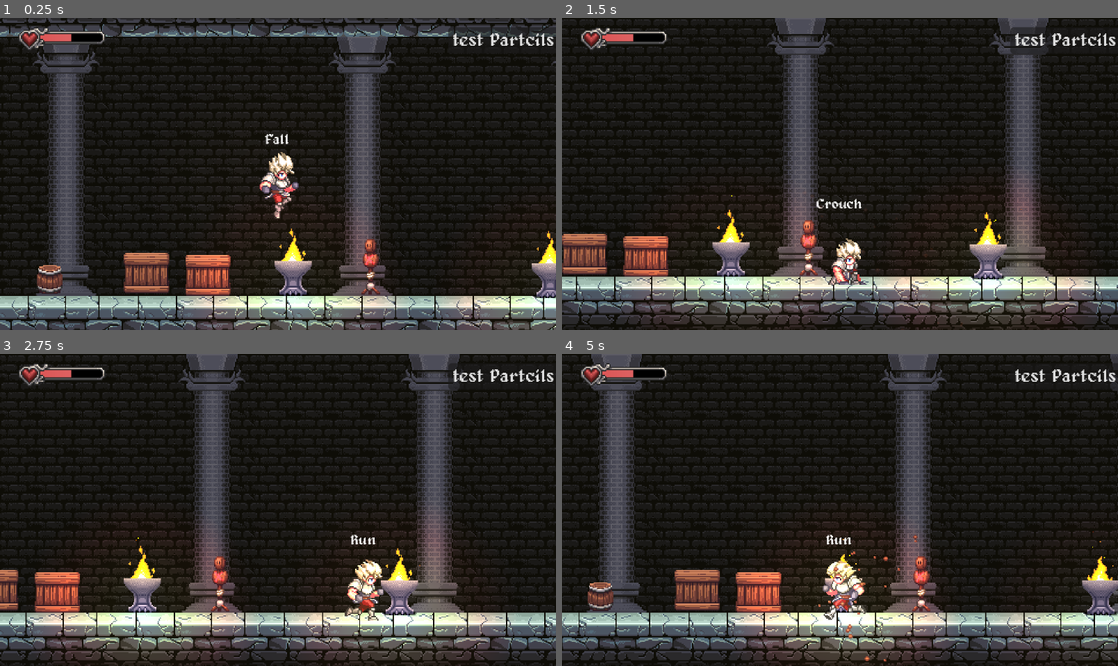
Above: before the commit, frames 1-4 (two rows, left to right).
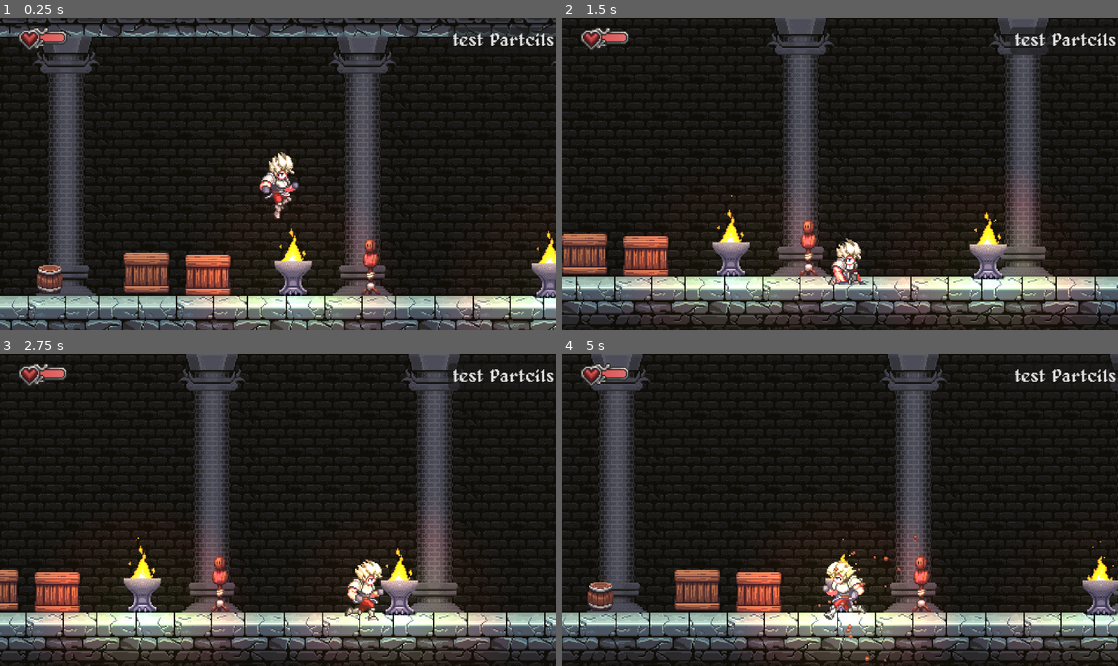
Above: after the commit, the same moments.

Repository: wulalal1/metroidvania_forge
Game: Godot game, scene res://level/00_forest/06.tscn
The game is run twice, just before and just after one commit, with the same random seed, the same clock (stepped at 60 frames per second) and the same inputs. Sound files missing from this copy of the repository are replaced by a short silence.
Inputs (mouse positions are in pixels of both pictures, inside the frame that each line leads up to):
- Up to frame 1 (0.25 s): no input
- Up to frame 2 (1.5 s): tap Enter at 0.5 s; move the mouse to (962, 158) at 0.52 s; hold D (right) 0.53-1.28 s; hold J (attack) 0.53-1.28 s; click (962, 158) at 0.67 s; tap Space (jump) at 0.77 s; move the mouse to (728, 189) at 1.27 s; hold S (down) from 1.28 s (still down); tap L (action) at 1.35 s
- Up to frame 3 (2.75 s): tap Space (jump) at 1.52 s; tap J (attack) at 1.55 s; move the mouse to (333, 441) at 2.02 s; release S (down) at 2.03 s; hold D (right) from 2.03 s (still down); hold J (attack) from 2.03 s (still down)
- Up to frame 4 (5 s): move the mouse to (812, 572) at 2.77 s; release D (right) at 2.78 s; release J (attack) at 2.78 s; hold W (up) 2.78-3.53 s; tap K (dash) at 2.85 s; click (812, 572) at 2.92 s; tap Space (jump) at 3.02, 3.77, 4.52 s; tap J (attack) at 3.05, 3.8, 4.35 s; move the mouse to (1006, 556) at 3.52 s; hold Shift 3.53-4.28 s; hold A (left) from 3.53 s (still down); move the mouse to (673, 463) at 4.27 s

The runs differ from the first frame. In frame 1, 0.3% of the frame differs, in the area x 10-52%, y 4-41%; in frame 2, 0.3%; in frame 3, 0.3%; in frame 4, 1.0%, in the area x 0-100%, y 0-100%.

Commit message:
更新玩家受击伤害

Diff:
--- a/player/player.tscn
+++ b/player/player.tscn
@@ -11,8 +11,11 @@
 [ext_resource type="Script" uid="uid://bq6m0pv4ox3fx" path="res://player/scripts/play_camera.gd" id="8_8t03j"]
 [ext_resource type="Texture2D" uid="uid://balvyjci5ejmo" path="res://player/sprites/weapon_smears.png" id="8_ebec5"]
 [ext_resource type="Script" uid="uid://bksqhofky04nw" path="res://player/scripts/input_hint.gd" id="8_hg6s5"]
+[ext_resource type="Script" uid="uid://oflhxd63uf8o" path="res://player/states/take_damage.gd" id="8_wodsf"]
 [ext_resource type="Texture2D" uid="uid://0kv0xrjvmyp7" path="res://player/sprites/input_icons.png" id="9_8t03j"]
 [ext_resource type="Script" uid="uid://cpvdxarsaw6fa" path="res://general/script/attack_area.gd" id="11_2ieo8"]
+[ext_resource type="Script" uid="uid://c8kuda8wrkqje" path="res://general/script/damage_area.gd" id="14_kb6p2"]
+[ext_resource type="AudioStream" uid="uid://201uj8vd81hi" path="res://general/audio/aargh.wav" id="16_32hag"]
 
 [sub_resource type="CapsuleShape2D" id="CapsuleShape2D_boad6"]
 radius = 8.0
@@ -245,6 +248,22 @@
 "values": [14, 15, 16, 17, 18, 19, 12, 13]
 }
 
+[sub_resource type="Animation" id="Animation_wodsf"]
+resource_name = "take_damage"
+length = 0.3
+tracks/0/type = "value"
+tracks/0/imported = false
+tracks/0/enabled = true
+tracks/0/path = NodePath("Sprite2D:frame")
+tracks/0/interp = 1
+tracks/0/loop_wrap = true
+tracks/0/keys = {
+"times": PackedFloat32Array(0),
+"transitions": PackedFloat32Array(1),
+"update": 1,
+"values": [30]
+}
+
 [sub_resource type="AnimationLibrary" id="AnimationLibrary_rgyib"]
 _data = {
 &"RESET": SubResource("Animation_rgyib"),
@@ -253,7 +272,8 @@
 &"crouch": SubResource("Animation_2ieo8"),
 &"idle": SubResource("Animation_boad6"),
 &"jump": SubResource("Animation_8t03j"),
-&"run": SubResource("Animation_hg6s5")
+&"run": SubResource("Animation_hg6s5"),
+&"take_damage": SubResource("Animation_wodsf")
 }
 
 [sub_resource type="RectangleShape2D" id="RectangleShape2D_hg6s5"]
@@ -307,6 +327,10 @@
 unique_name_in_owner = true
 script = ExtResource("7_yllr7")
 
+[node name="TakeDamage" type="Node" parent="States"]
+unique_name_in_owner = true
+script = ExtResource("8_wodsf")
+
 [node name="Sprite2D" type="Sprite2D" parent="."]
 position = Vector2(2, -39)
 texture = ExtResource("2_boad6")
@@ -334,6 +358,7 @@
 debug_color = Color(0.006318384, 0.45812538, 0.93447423, 1)
 
 [node name="Label" type="Label" parent="."]
+visible = false
 offset_left = -34.0
 offset_top = -75.0
 offset_right = 34.0
@@ -369,6 +394,7 @@
 texture = SubResource("GradientTexture2D_rgyib")
 
 [node name="InputHint" type="Node2D" parent="."]
+visible = false
 position = Vector2(0, -72)
 script = ExtResource("8_hg6s5")
 
@@ -379,6 +405,7 @@
 
 [node name="AttackArea" type="Area2D" parent="."]
 unique_name_in_owner = true
+visible = false
 position = Vector2(7, -24)
 collision_layer = 0
 collision_mask = 96
@@ -389,3 +416,26 @@
 position = Vector2(32, 0)
 shape = SubResource("RectangleShape2D_ebec5")
 debug_color = Color(0.70196074, 0, 0.19537027, 0.41960785)
+
+[node name="DamageArea" type="Area2D" parent="."]
+unique_name_in_owner = true
+visible = false
+collision_layer = 16
+collision_mask = 0
+script = ExtResource("14_kb6p2")
+metadata/_custom_type_script = "uid://c8kuda8wrkqje"
+
+[node name="DAStand" type="CollisionShape2D" parent="DamageArea"]
+position = Vector2(0, -24)
+scale = Vector2(1, 1.2000009)
+shape = SubResource("CapsuleShape2D_boad6")
+debug_color = Color(0, 0.6, 0.69803923, 0.29411766)
+
+[node name="DACrouch" type="CollisionShape2D" parent="DamageArea"]
+position = Vector2(0, -15)
+shape = SubResource("CapsuleShape2D_rgyib")
+disabled = true
+debug_color = Color(0.006318384, 0.45812538, 0.93447423, 1)
+
+[node name="HurtAudio" type="AudioStreamPlayer2D" parent="."]
+stream = ExtResource("16_32hag")
--- a/player/scripts/player.gd
+++ b/player/scripts/player.gd
@@ -1,6 +1,10 @@
 class_name Player extends CharacterBody2D
 
 const DEBUG_JUMP_INDICATOR = preload("uid://dklsn8ip8frqg")
+
+#region // signals
+signal  damage_taken
+#endregion
 
 #region /// on ready variable
 @onready var attack_sprite: Sprite2D = %AttackSprite2D
@@ -10,6 +14,10 @@
 @onready var animation_player: AnimationPlayer = $AnimationPlayer
 @onready var one_way_platform_shape_cast: ShapeCast2D = $OneWayPlatformShapeCast
 @onready var attack_area: AttackArea = %AttackArea
+@onready var da_stand: CollisionShape2D = $DamageArea/DAStand
+@onready var da_crouch: CollisionShape2D = $DamageArea/DACrouch
+@onready var damage_area: DamageArea = %DamageArea
+
 
 #endregion
 
@@ -56,6 +64,8 @@
 	self.call_deferred("reparent",get_tree().root)
 	Messages.player_healed.connect(_on_player_healed)
 	Messages.back_to_title_screen.connect(queue_free)
+	damage_area.damae_taken.connect(_on_damage_taken)
+	hp = max_hp
 	pass
 
 func  _unhandled_input(event: InputEvent) -> void:
@@ -171,3 +181,8 @@
 func _on_player_healed(amount : float) -> void:
 	hp += amount
 	pass
+
+func _on_damage_taken(attack_area : AttackArea) -> void:
+	hp -= attack_area.damage
+	damage_taken.emit()
+	pass
--- a/player/states/00_player_state.gd
+++ b/player/states/00_player_state.gd
@@ -12,6 +12,7 @@
 @onready var fall: PlayerStateFall = %Fall
 @onready var crouch: PlayerStateCrouch = %Crouch
 @onready var attack: PlayerStateAttack = %Attack
+@onready var take_damage: PlayerTakeDamageState = %TakeDamage
 
 #endregion
 
--- a/player/states/crouch.gd
+++ b/player/states/crouch.gd
@@ -11,12 +11,16 @@
 	player.animation_player.play("crouch")
 	player.collision_stand.disabled = true
 	player.collision_crouch.disabled = false
+	player.da_stand.disabled = true
+	player.da_crouch.disabled = false
 	pass
 
 #当我们退出这个状态时会发生什么?
 func exit() -> void:
 	player.collision_stand.disabled = false
 	player.collision_crouch.disabled = true
+	player.da_stand.disabled = false
+	player.da_crouch.disabled = true
 	pass
 
 #当按下按键处理情况会发生什么?
--- /dev/null
+++ b/player/states/take_damage.gd
@@ -0,0 +1,52 @@
+class_name PlayerTakeDamageState extends PlayerState
+
+@export var move_speed : float = 100
+@export var invulnerable_duration : float = 0.5
+var time : float = 0.0
+var dir : float = 1.0
+@onready var damage_area: DamageArea = %DamageArea
+@onready var hurt_audio: AudioStreamPlayer2D = $"../../HurtAudio"
+
+
+func init() -> void:
+	damage_area.damae_taken.connect(_on_damage_taken)
+	pass
+
+#当我们进入这个状态会发生什么?
+func enter() -> void:
+	#play animation
+	player.animation_player.play("take_damage")
+	time = player.animation_player.current_animation_length
+	damage_area.make_invulnerable(invulnerable_duration)
+	hurt_audio.play()
+	VisualEffects.camera_shake(2.0)
+	pass
+
+#当我们退出这个状态时会发生什么?
+func exit() -> void:
+	pass
+
+#当按下按键处理情况会发生什么?
+func handle_input( _event : InputEvent) -> PlayerState:
+
+	return null
+
+
+func process(_delta: float) -> PlayerState:
+	time -= _delta
+	if time <= 0:
+		return idle
+
+	return null
+
+func physics_process(_delta: float) -> PlayerState:
+	player.velocity.x = move_speed * dir
+	return null
+
+func _on_damage_taken(attack_area : AttackArea) -> void:
+	player.change_state(self)
+	if attack_area.global_position.x < player.global_position.x:
+		dir = 1.0
+	else:
+		dir = -1.0
+	pass
Not shown: 1 places in player/player.tscn that only renumber resources
Not shown, added: player/states/take_damage.gd.uid
